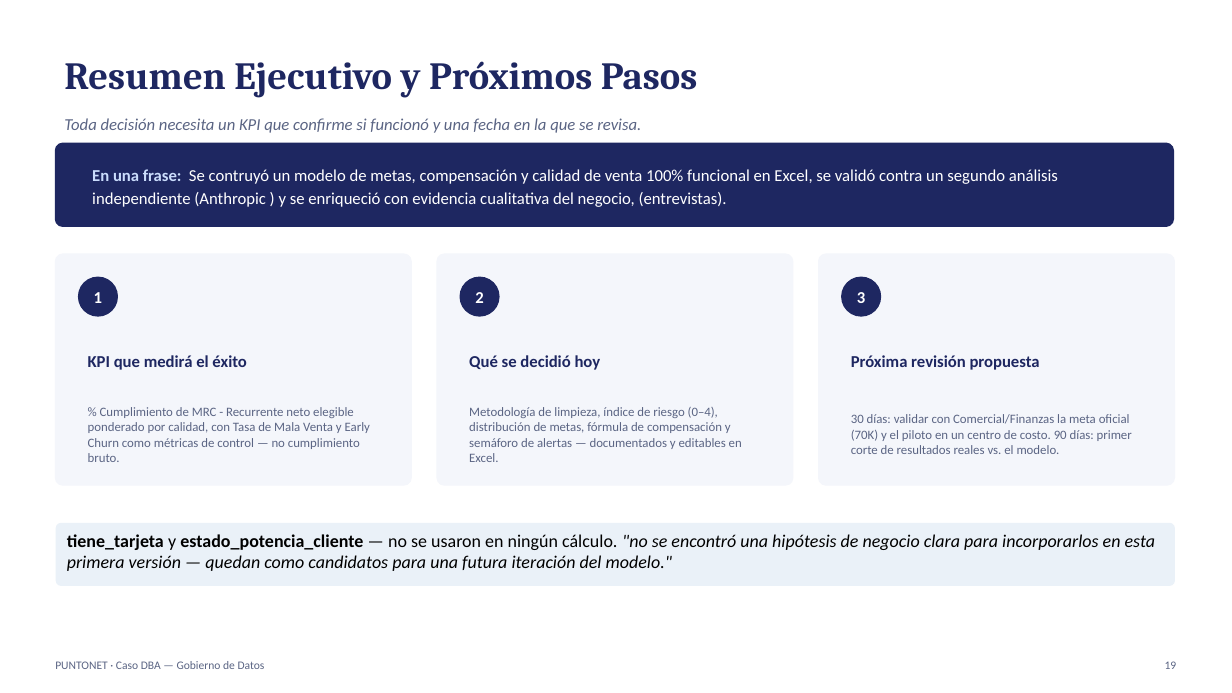
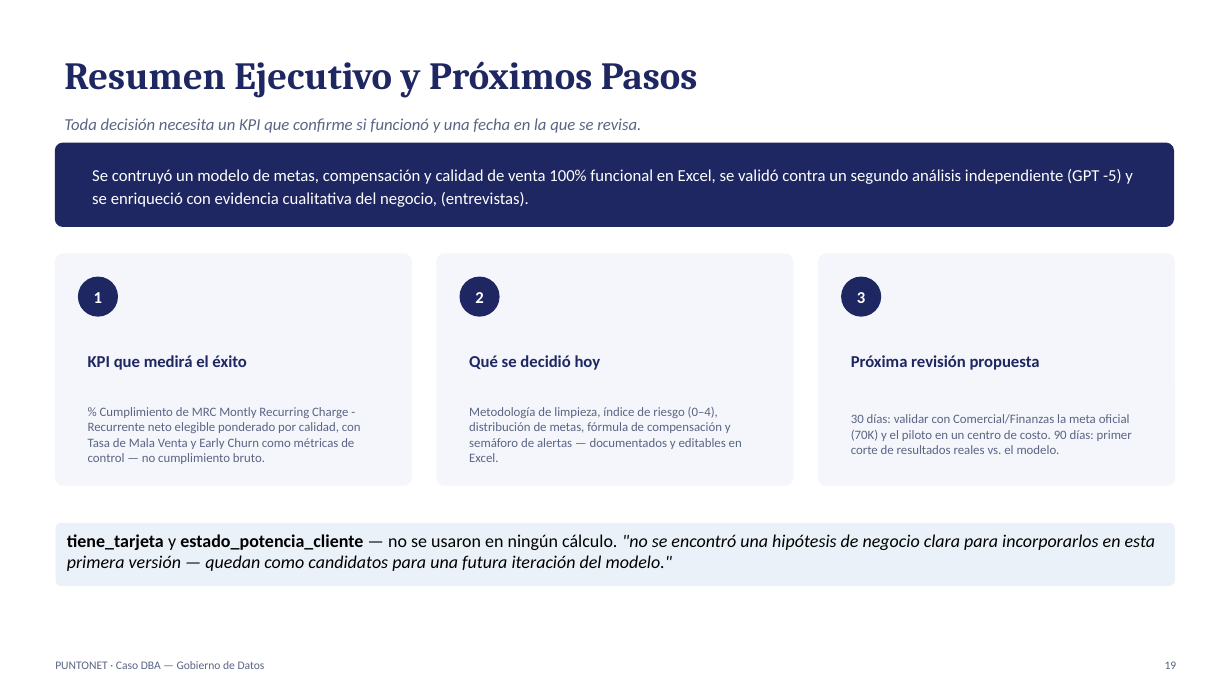
Before and after one commit to sandravillamarin89-hash/dashboard-dba-puntonet, a slide deck: slide 19 of Defensa_Caso_DBA_PuntoNet.pptx. Drawn at 1232x693 pixels with LibreOffice and Linux fonts; fonts in the diff are those of the drawing. Boxes give left, top, right and bottom in pixels: in the first picture for what was removed or moved away, otherwise in the second. Text is boxed around its words. In the diff, an @@ line names an element or a change of style, - is before the commit and + after.

```diff
--- a/Defensa_Caso_DBA_PuntoNet.pptx
+++ b/Defensa_Caso_DBA_PuntoNet.pptx
@@ text at (92,169,1133,207): text changed @@
-En una frase: Se contruyó un modelo de metas, compensación y calidad de venta 100% funcional en Excel, se validó contra un segundo análisis independiente (Anthropic ) y se enriqueció con evidencia cualitativa del negocio, (entrevistas).
+Se contruyó un modelo de metas, compensación y calidad de venta 100% funcional en Excel, se validó contra un segundo análisis independiente (GPT -5) y se enriqueció con evidencia cualitativa del negocio, (entrevistas).
@@ text at (88,407,361,464): text changed @@
-% Cumplimiento de MRC - Recurrente neto elegible ponderado por calidad, con Tasa de Mala Venta y Early Churn como métricas de control — no cumplimiento bruto.
+% Cumplimiento de MRC Montly Recurring Charge - Recurrente neto elegible ponderado por calidad, con Tasa de Mala Venta y Early Churn como métricas de control — no cumplimiento bruto.
```
Also in this commit, not shown: 8 other slides changed.
